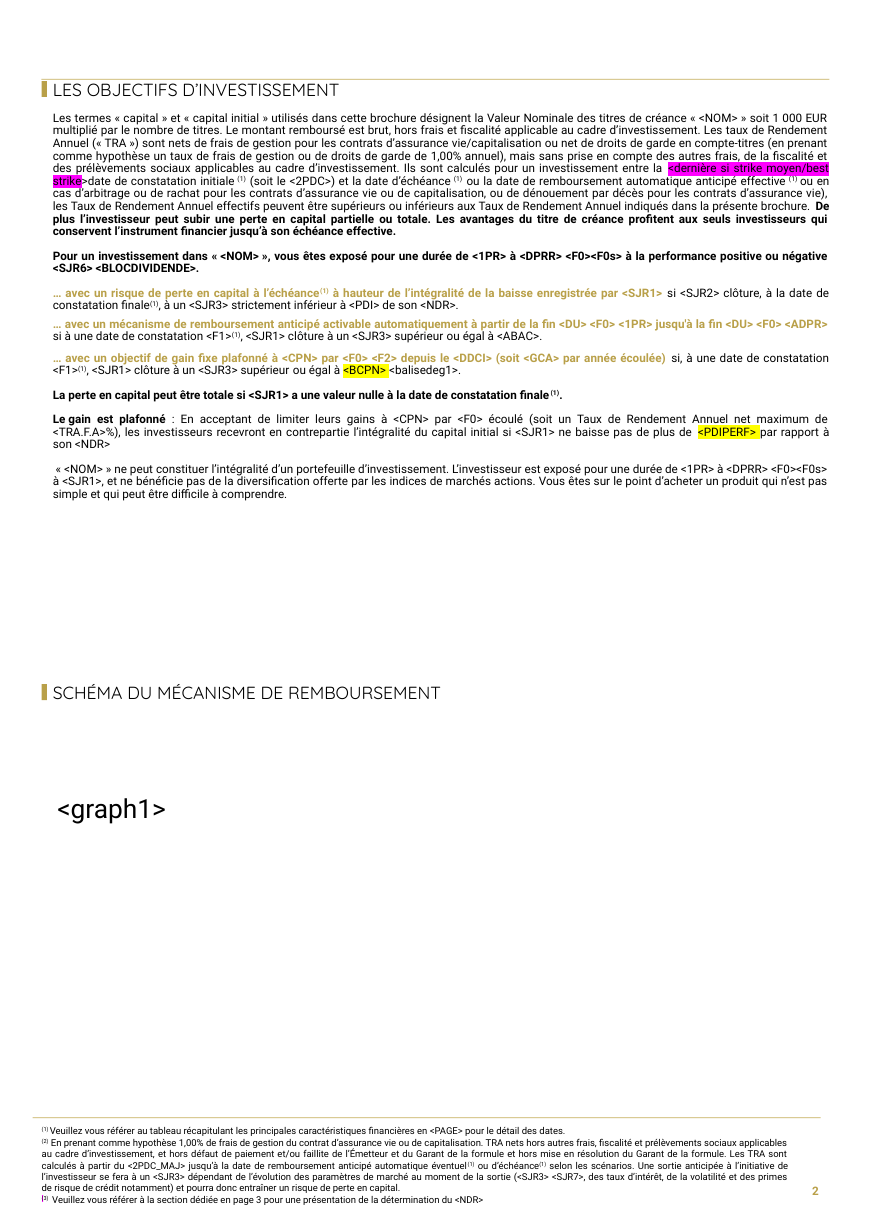
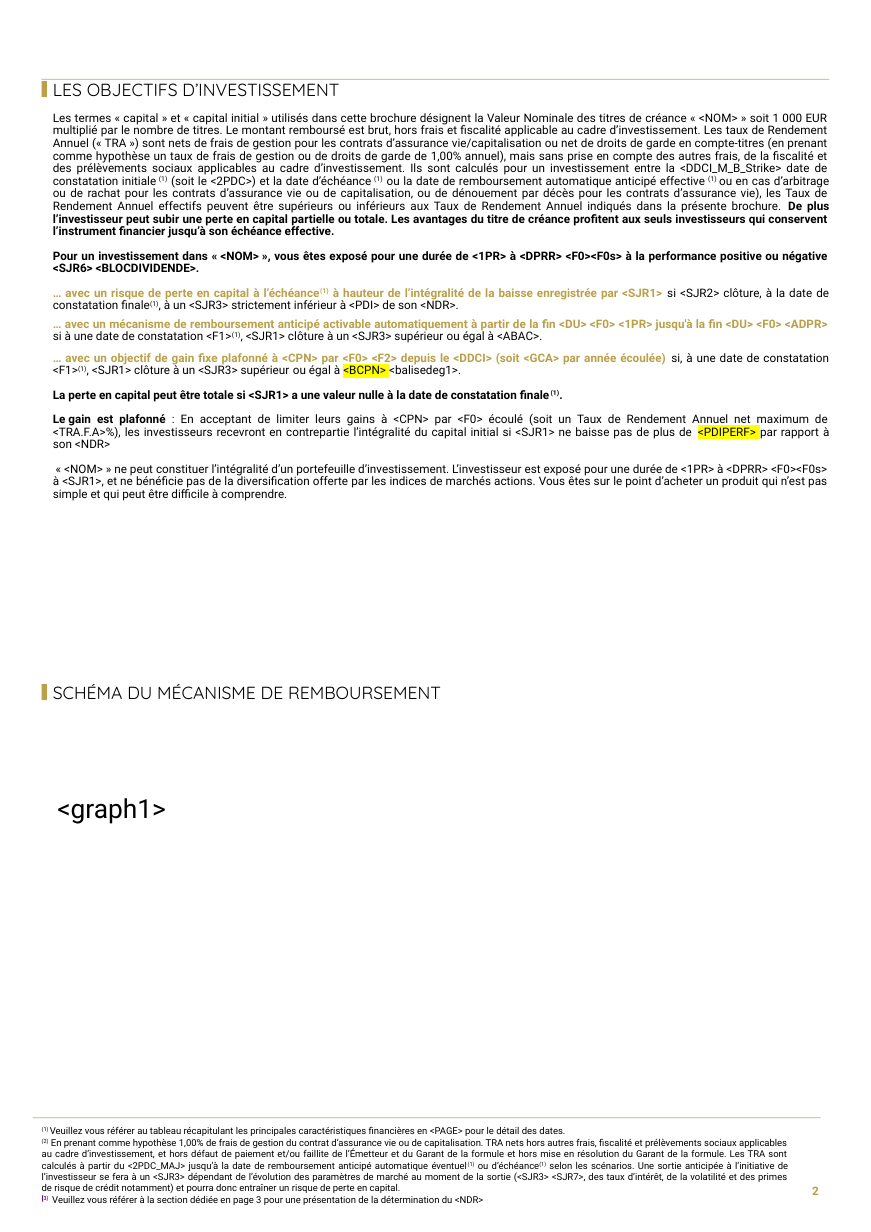
Before and after one commit to guillaumejacquin/Moulinette_Brochure_Equitim, a slide deck: slide 2 of Templates/morgan.pptx. Drawn at 871x1232 pixels with LibreOffice and Linux fonts; fonts in the diff are those of the drawing; background and template pictures are left out. Boxes give left, top, right and bottom in pixels: in the first picture for what was removed or moved away, otherwise in the second. Text is boxed around its words. In the diff, an @@ line names an element or a change of style, - is before the commit and + after.

```diff
--- a/Templates/morgan.pptx
+++ b/Templates/morgan.pptx
@@ text at (53,113,829,238): text changed @@
-  Les termes « capital » et « capital initial » utilisés dans cette brochure désignent la Valeur Nominale des titres de créance « <NOM> » soit 1 000 EUR multiplié par le nombre de titres. Le montant remboursé est brut, hors frais et fiscalité applicable au cadre d’investissement. Les taux de Rendement Annuel (« TRA ») sont nets de frais de gestion pour les contrats d’assurance vie/capitalisation ou net de droits de garde en compte-titres (en prenant comme hypothèse un taux de frais de gestion ou de droits de garde de 1,00% annuel), mais sans prise en compte des autres frais, de la fiscalité et des prélèvements sociaux applicables au cadre d’investissement. Ils sont calculés pour un investissement entre la <dernière si strike moyen/best strike>date de constatation initiale (1) (soit le <2PDC>) et la date d’échéance (1) ou la date de remboursement automatique anticipé effective (1) ou en cas d’arbitrage ou de rachat pour les contrats d’assurance vie ou de capitalisation, ou de dénouement par décès pour les contrats d’assurance vie), les Taux de Rendement Annuel effectifs peuvent être supérieurs ou inférieurs aux Taux de Rendement Annuel indiqués dans la présente brochure. De plus l’investisseur peut subir une perte en capital partielle ou totale. Les avantages du titre de créance profitent aux seuls investisseurs qui conservent l’instrument financier jusqu’à son échéance effective.
+  Les termes « capital » et « capital initial » utilisés dans cette brochure désignent la Valeur Nominale des titres de créance « <NOM> » soit 1 000 EUR multiplié par le nombre de titres. Le montant remboursé est brut, hors frais et fiscalité applicable au cadre d’investissement. Les taux de Rendement Annuel (« TRA ») sont nets de frais de gestion pour les contrats d’assurance vie/capitalisation ou net de droits de garde en compte-titres (en prenant comme hypothèse un taux de frais de gestion ou de droits de garde de 1,00% annuel), mais sans prise en compte des autres frais, de la fiscalité et des prélèvements sociaux applicables au cadre d’investissement. Ils sont calculés pour un investissement entre la <DDCI_M_B_Strike> date de constatation initiale (1) (soit le <2PDC>) et la date d’échéance (1) ou la date de remboursement automatique anticipé effective (1) ou en cas d’arbitrage ou de rachat pour les contrats d’assurance vie ou de capitalisation, ou de dénouement par décès pour les contrats d’assurance vie), les Taux de Rendement Annuel effectifs peuvent être supérieurs ou inférieurs aux Taux de Rendement Annuel indiqués dans la présente brochure. De plus l’investisseur peut subir une perte en capital partielle ou totale. Les avantages du titre de créance profitent aux seuls investisseurs qui conservent l’instrument financier jusqu’à son échéance effective.
```
Also in this commit, not shown: 6 other slides changed, 15 other files.
